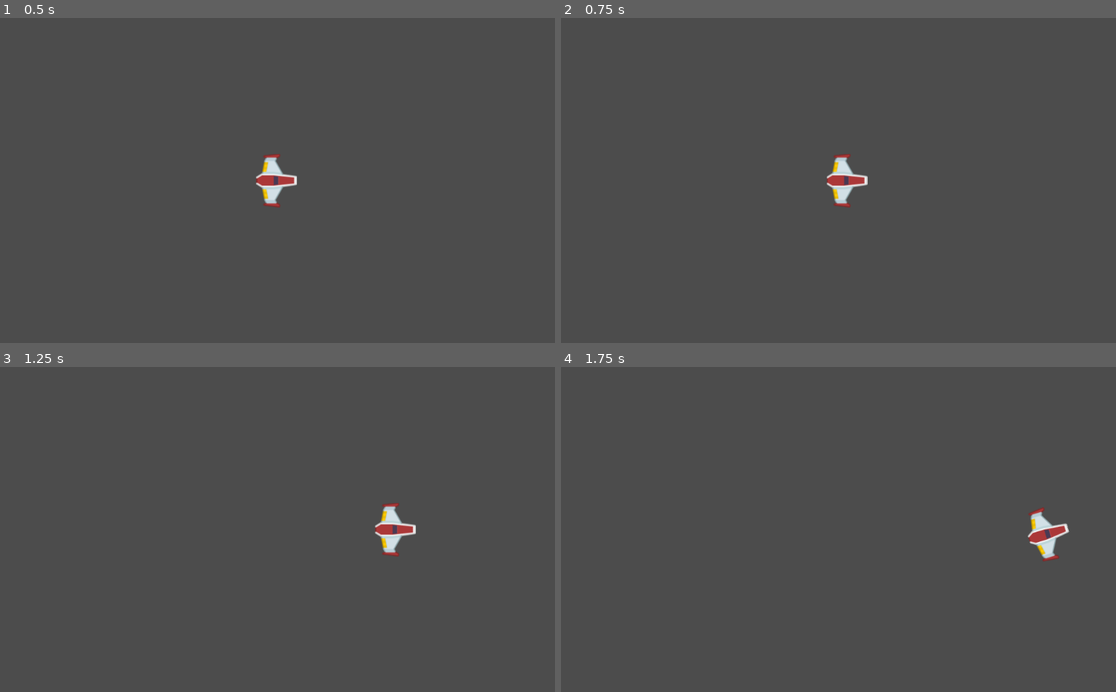
Above: before the commit, frames 1-4 (two rows, left to right).
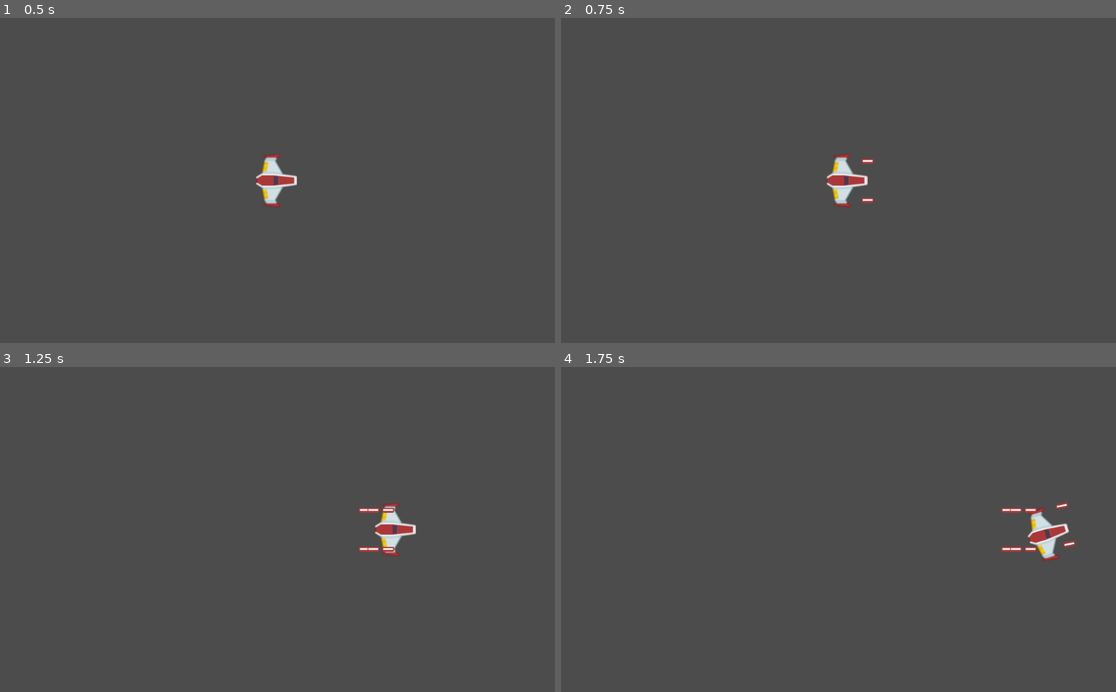
Above: after the commit, the same moments.

Repository: rockandrol/Proyecto-B
Game: Godot game, scene res://Juego/Niveles/NivelBase.tscn
Two runs of this game, one before a commit and one after it. Both use one fixed random seed, a clock stepped at 60 frames per second and the inputs below.
Inputs:
- Up to frame 1 (0.5 s): no input
- Up to frame 2 (0.75 s): tap Enter at 0.5 s; hold W (mover_adelante) from 0.53 s (still down); hold Space (disparo_principal, bound only after the commit) from 0.53 s (still down)
- Up to frame 3 (1.25 s): keep holding W (mover_adelante); keep holding Space (disparo_principal, bound only after the commit)
- Up to frame 4 (1.75 s): release W (mover_adelante) at 1.28 s; release Space (disparo_principal, bound only after the commit) at 1.28 s; hold S (mover_atras) from 1.28 s (still down); tap A (giro_antihorario) at 1.35 s; tap Space (disparo_principal, bound only after the commit) at 1.55 s

Frame 1 is identical in both runs. In frame 2, less than 0.1% of the frame differs, in the area x 54-57%, y 43-57%; in frame 3, 0.2%; in frame 4, 0.2%, in the area x 79-93%, y 41-57%.

Commit message:
Disparo Principal
-Proyectil
-Cañon
-Disparar
-Eventos
-SFX

Diff:
--- /dev/null
+++ b/Autoload/Eventos.gd
@@ -0,0 +1,3 @@
+extends Node
+
+signal disparo(proyectil)
--- a/Juego/Naves/Players/Player.gd
+++ b/Juego/Naves/Players/Player.gd
@@ -9,6 +9,9 @@
 ## Atributos
 var empuje:Vector2 = Vector2.ZERO
 var dir_rotacion:int = 0
+
+## Atributos Onready
+onready var canion:Canion = $Canion
 
 ## Metodos
 func _integrate_forces(state: Physics2DDirectBodyState) -> void:
@@ -32,3 +35,9 @@
 		dir_rotacion -=1
 	elif Input.is_action_pressed("giro_horario"):
 		dir_rotacion += 1
+
+	if Input.is_action_pressed("disparo_principal"):
+		canion.set_esta_disparando(true)
+
+	if Input.is_action_just_released("disparo_principal"):
+		canion.set_esta_disparando(false)
--- a/Juego/Naves/Players/Player.tscn
+++ b/Juego/Naves/Players/Player.tscn
@@ -1,8 +1,9 @@
-[gd_scene load_steps=5 format=2]
+[gd_scene load_steps=6 format=2]
 
 [ext_resource path="res://Juego/Naves/Players/player_red.png" type="Texture" id=1]
 [ext_resource path="res://Juego/Naves/Players/MaterialFisico.tres" type="PhysicsMaterial" id=2]
 [ext_resource path="res://Juego/Naves/Players/Player.gd" type="Script" id=3]
+[ext_resource path="res://Juego/Proyectiles/Canion.tscn" type="PackedScene" id=4]
 
 [sub_resource type="CircleShape2D" id=1]
 radius = 37.3673
@@ -22,3 +23,15 @@
 
 [node name="CollisionShape2D" type="CollisionShape2D" parent="."]
 shape = SubResource( 1 )
+
+[node name="Canion" parent="." instance=ExtResource( 4 )]
+
+[node name="PuntoIzquierdo" parent="Canion" index="0"]
+position = Vector2( 0, -36 )
+
+[node name="PuntoDerecho" parent="Canion" index="1"]
+position = Vector2( 0, 36 )
+
+[connection signal="timeout" from="Canion/TimerEnfriamiento" to="Canion" method="_on_TimerEnfriamiento_timeout"]
+
+[editable path="Canion"]
--- /dev/null
+++ b/Juego/Niveles/Nivel.gd
@@ -0,0 +1,24 @@
+class_name	Nivel
+extends Node2D
+
+## Atributos Onready
+onready var contenedor_proyectiles:Node
+
+
+## Metodos
+func _ready() -> void:
+	conectar_seniales()
+	crear_contenedores()
+
+## Metodos Custom
+func conectar_seniales() -> void:
+	Eventos.connect("disparo", self, "_on_disparo")
+
+func crear_contenedores() -> void:
+	contenedor_proyectiles = Node.new()
+	contenedor_proyectiles.name = "ContenedorProyectiles"
+	add_child(contenedor_proyectiles)
+
+
+func _on_disparo(proyectil:ProyectilRed) -> void:
+	add_child(proyectil)
--- a/Juego/Niveles/NivelBase.tscn
+++ b/Juego/Niveles/NivelBase.tscn
@@ -1,8 +1,10 @@
-[gd_scene load_steps=2 format=2]
+[gd_scene load_steps=3 format=2]
 
 [ext_resource path="res://Juego/Naves/Players/Player.tscn" type="PackedScene" id=1]
+[ext_resource path="res://Juego/Niveles/Nivel.gd" type="Script" id=2]
 
 [node name="NivelBase" type="Node2D"]
+script = ExtResource( 2 )
 
 [node name="Player" parent="." instance=ExtResource( 1 )]
 position = Vector2( 512, 300 )
--- /dev/null
+++ b/Juego/Proyectiles/Canion.gd
@@ -0,0 +1,59 @@
+class_name Canion
+extends Node2D
+
+## Atributos export
+export var proyectil:PackedScene = null
+export var cadencia_disparo:float = 0.8
+export var velocidad_proyectil:int = 100
+export var danio_proyectil:int = 1
+
+## Atributos onready
+onready var timer_enfriamiento:Timer = $TimerEnfriamiento
+onready var disparo_sfx:AudioStreamPlayer2D = $DisparoSFX
+onready var esta_enfriado:bool = true
+onready var esta_disparando:bool = false setget set_esta_disparando
+
+## Atributos
+var puntos_disparo:Array = []
+
+## Setters y Getters
+func set_esta_disparando(disparando:bool) -> void:
+	esta_disparando = disparando
+
+## Metodos
+func _ready() -> void:
+
+	almacenar_puntos_disparo()
+	timer_enfriamiento.wait_time = cadencia_disparo
+
+func _process(delta: float) -> void:
+	if esta_disparando and esta_enfriado:
+		disparar()
+
+
+
+func almacenar_puntos_disparo() -> void:
+		for nodo in get_children():
+			if nodo is Position2D:
+				puntos_disparo.append(nodo)
+
+func disparar() -> void:
+	esta_enfriado = false
+	disparo_sfx.play()
+	timer_enfriamiento.start()
+
+	for punto_disparo in puntos_disparo:
+		var new_proyectil:ProyectilRed = proyectil.instance()
+		new_proyectil.crear(
+			punto_disparo.global_position,
+			get_owner().rotation,
+			velocidad_proyectil,
+			danio_proyectil
+		)
+		Eventos.emit_signal("disparo", new_proyectil)
+
+
+
+
+func _on_TimerEnfriamiento_timeout() -> void:
+	esta_enfriado = true
--- /dev/null
+++ b/Juego/Proyectiles/Canion.tscn
@@ -0,0 +1,21 @@
+[gd_scene load_steps=4 format=2]
+
+[ext_resource path="res://Juego/Proyectiles/Canion.gd" type="Script" id=1]
+[ext_resource path="res://Juego/Proyectiles/ProyectilRed.tscn" type="PackedScene" id=2]
+[ext_resource path="res://Juego/SFX/laserRetro_04.ogg" type="AudioStream" id=3]
+
+[node name="Canion" type="Node2D"]
+script = ExtResource( 1 )
+proyectil = ExtResource( 2 )
+cadencia_disparo = 0.25
+velocidad_proyectil = 300
+
+[node name="PuntoIzquierdo" type="Position2D" parent="."]
+
+[node name="PuntoDerecho" type="Position2D" parent="."]
+
+[node name="DisparoSFX" type="AudioStreamPlayer2D" parent="."]
+stream = ExtResource( 3 )
+bus = "SFX"
+
+[node name="TimerEnfriamiento" type="Timer" parent="."]
--- /dev/null
+++ b/Juego/Proyectiles/ProyectilRed.gd
@@ -0,0 +1,22 @@
+class_name ProyectilRed
+extends Area2D
+
+## Atributos
+var velocidad:Vector2 = Vector2.ZERO
+var danio:float
+
+
+## Constructor
+func crear(pos: Vector2, dir: float, vel: float, danio_p: int) -> void:
+	position = pos
+	rotation = dir
+	velocidad = Vector2(vel,0).rotated(dir)
+	danio = danio_p
+
+## Metodos
+func _physics_process(delta: float) -> void:
+	position += velocidad*delta
+
+
+func _on_VisibilityNotifier2D_screen_exited() -> void:
+	queue_free()
--- /dev/null
+++ b/Juego/Proyectiles/ProyectilRed.tscn
@@ -0,0 +1,30 @@
+[gd_scene load_steps=4 format=2]
+
+[ext_resource path="res://Juego/Proyectiles/ProyectilRed.png" type="Texture" id=1]
+[ext_resource path="res://Juego/Proyectiles/ProyectilRed.gd" type="Script" id=2]
+
+[sub_resource type="RectangleShape2D" id=1]
+extents = Vector2( 2.38925, 15.3033 )
+
+[node name="ProyectilRed" type="Area2D"]
+rotation = 1.5708
+scale = Vector2( 0.6, 1 )
+script = ExtResource( 2 )
+__meta__ = {
+"_edit_horizontal_guides_": [ 598.821, 571.649 ]
+}
+
+[node name="Sprite" type="Sprite" parent="."]
+rotation = 1.5708
+texture = ExtResource( 1 )
+
+[node name="CollisionShape2D" type="CollisionShape2D" parent="."]
+visible = false
+shape = SubResource( 1 )
+
+[node name="VisibilityNotifier2D" type="VisibilityNotifier2D" parent="."]
+visible = false
+position = Vector2( -0.111361, -0.334088 )
+scale = Vector2( 0.342962, 1.81294 )
+
+[connection signal="screen_exited" from="VisibilityNotifier2D" to="." method="_on_VisibilityNotifier2D_screen_exited"]
--- /dev/null
+++ b/default_bus_layout.tres
@@ -0,0 +1,9 @@
+[gd_resource type="AudioBusLayout" format=2]
+
+[resource]
+bus/1/name = "SFX"
+bus/1/solo = false
+bus/1/mute = false
+bus/1/bypass_fx = false
+bus/1/volume_db = 0.0
+bus/1/send = "Master"
--- a/project.godot
+++ b/project.godot
@@ -9,13 +9,31 @@
 config_version=4
 
 _global_script_classes=[ {
+"base": "Node2D",
+"class": "Canion",
+"language": "GDScript",
+"path": "res://Juego/Proyectiles/Canion.gd"
+}, {
+"base": "Node2D",
+"class": "Nivel",
+"language": "GDScript",
+"path": "res://Juego/Niveles/Nivel.gd"
+}, {
 "base": "RigidBody2D",
 "class": "Player",
 "language": "GDScript",
 "path": "res://Juego/Naves/Players/Player.gd"
+}, {
+"base": "Area2D",
+"class": "ProyectilRed",
+"language": "GDScript",
+"path": "res://Juego/Proyectiles/ProyectilRed.gd"
 } ]
 _global_script_class_icons={
-"Player": ""
+"Canion": "",
+"Nivel": "",
+"Player": "",
+"ProyectilRed": ""
 }
 
 [application]
@@ -23,6 +41,17 @@
 config/name="Proyecto B"
 run/main_scene="res://Juego/Niveles/NivelBase.tscn"
 config/icon="res://icon.png"
+
+[autoload]
+
+Eventos="*res://Autoload/Eventos.gd"
+
+[importer_defaults]
+
+ogg_vorbis={
+"loop": false,
+"loop_offset": 0
+}
 
 [input]
 
@@ -50,6 +79,11 @@
 , Object(InputEventKey,"resource_local_to_scene":false,"resource_name":"","device":0,"alt":false,"shift":false,"control":false,"meta":false,"command":false,"pressed":false,"scancode":16777233,"unicode":0,"echo":false,"script":null)
  ]
 }
+disparo_principal={
+"deadzone": 0.5,
+"events": [ Object(InputEventKey,"resource_local_to_scene":false,"resource_name":"","device":0,"alt":false,"shift":false,"control":false,"meta":false,"command":false,"pressed":false,"scancode":32,"unicode":0,"echo":false,"script":null)
+ ]
+}
 
 [physics]
 
Binary file added: Juego/Proyectiles/ProyectilRed.png
Not shown, added: Juego/Proyectiles/ProyectilRed.png.import
Not shown, added: Juego/SFX/laserRetro_04.ogg.import
Not shown, added: Juego/SFX/laserRetro_04.ogg
